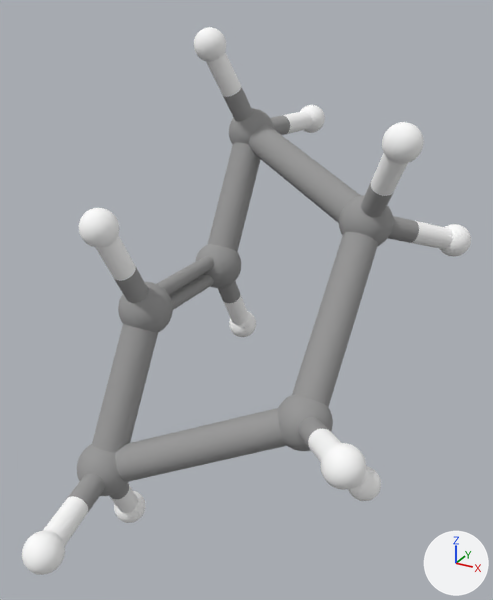
Renders of the glTF model cyclohexene/TRANSCYCLOHEXENE.MOL2.glb from each side of a commit.
Both versions are drawn from a 50 mm camera at (2.6, -5.4, 2.65) aimed at (-0.3, -0.13, 0.01). Arrows for +X, +Y and +Z are at lower right; the lights stay in place. Vertices at the same position are counted once.
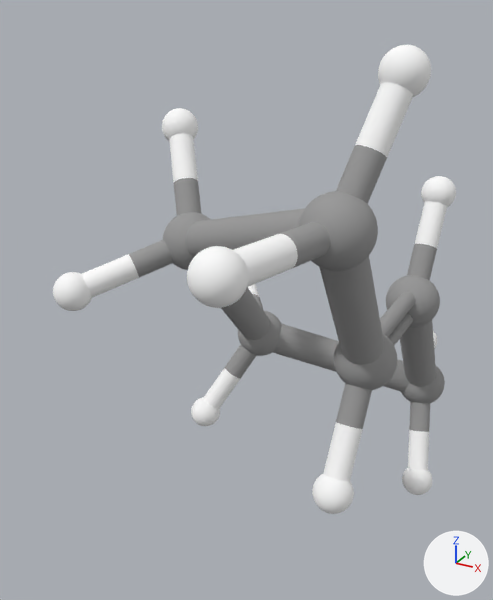
The change, as a list of edits to the scene's bpy script:
```text
Change me_mesh_0:
    where me_mesh_0.from_pydata(...)  # 10272 vertices, 20480 faces; spans x -0.65..2.2, y -3.17..2.14, z -2.37..2.48
    me_mesh_0 part 1: the loose piece of 642 vertices spanning x -0.54..-0.03, y -1.43..-0.92, z -0.2..0.31 is moved by (0.82, 0.15, -0.03)
    me_mesh_0 part 2: the loose piece of 642 vertices spanning x -0.54..-0.03, y -0.1..0.41, z -0.2..0.31 is moved by (0.82, 0.15, -0.03)
    me_mesh_0 part 3: the loose piece of 642 vertices spanning x -0.54..-0.03, y 0.67..1.18, z 1.13..1.64 is scaled about its middle by 0.647, then moved by (0.82, -2.52, -2.29)
    me_mesh_0 part 4: the loose piece of 642 vertices spanning x -0.65..-0.32, y 0.23..0.56, z 2.15..2.48 is moved by (1.01, 0.48, -1.35)
    me_mesh_0 part 5: the loose piece of 642 vertices spanning x -0.2..0.13, y 1.81..2.14, z 1.23..1.56 is scaled about its middle by 1.55, then moved by (0.56, -3.8, -0.06)
    me_mesh_0 part 6: the loose piece of 642 vertices spanning x -0.54..-0.03, y -2.2..-1.69, z -1.52..-1.01 is scaled about its middle by 0.647, then moved by (1.01, 0.64, 3.55)
    me_mesh_0 part 7: the loose piece of 642 vertices spanning x -0.65..-0.32, y -1.58..-1.25, z -2.37..-2.04 is moved by (0.75, -1.46, 3.54)
    me_mesh_0 part 8: the loose piece of 642 vertices spanning x -0.2..0.13, y -3.17..-2.84, z -1.45..-1.12 is scaled about its middle by 1.55, then moved by (0.56, 4.09, 0.01)
    me_mesh_0 part 9: the loose piece of 642 vertices spanning x -0.45..-0.12, y 0.54..0.87, z -1.06..-0.73 is moved by (1.01, -0.12, -1.33)
    me_mesh_0 part 10: the loose piece of 642 vertices spanning x -0.45..-0.12, y -1.89..-1.56, z 0.84..1.17 is moved by (0.56, 3.88, -2.29)
    me_mesh_0 part 11: the loose piece of 642 vertices spanning x 1.11..1.62, y -0.11..0.4, z 0.54..1.05 is moved by (-2.49, -1.16, -0.03)
    me_mesh_0 part 12: the loose piece of 642 vertices spanning x 1.87..2.2, y 0.79..1.12, z 0.32..0.65 is moved by (-3.59, -1.47, 1.16)
    me_mesh_0 part 13: the loose piece of 642 vertices spanning x 1.64..1.97, y -0.54..-0.21, z 1.5..1.83 is moved by (-3.6, -1.45, -1.22)
    me_mesh_0 part 14: the loose piece of 642 vertices spanning x 1.11..1.62, y -1.42..-0.91, z -0.94..-0.43 is moved by (-2.49, 1.46, -0.02)
    me_mesh_0 part 15: the loose piece of 642 vertices spanning x 1.87..2.2, y -2.14..-1.81, z -0.54..-0.21 is moved by (-3.59, 1.76, -1.21)
    me_mesh_0 part 16: the loose piece of 642 vertices spanning x 1.64..1.97, y -0.81..-0.48, z -1.72..-1.39 is moved by (-3.6, 1.75, 1.17)
Change me_mesh_1:
    remove me_mesh_1.from_pydata(...)  # 1928 vertices, 2448 faces; spans x -0.59..2.13, y -3.03..2.0, z -2.26..2.37
    add me_mesh_1.from_pydata(...)  # 1948 vertices, 2448 faces; spans x -1.89..0.83, y -2.9..2.18, z -2.28..2.34
    me_mesh_1 part 17: the loose piece of 108 vertices spanning x -0.37..-0.21, y -1.18..0.16, z -0.11..0.04 is moved by (0.82, 0.15, -0.03)
    me_mesh_1 part 18: the loose piece of 108 vertices spanning x -0.37..-0.21, y -1.18..0.16, z 0.07..0.23 is moved by (0.82, 0.15, -0.03)
    me_mesh_1 part 19: the loose piece of 108 vertices spanning x -0.59..-0.18, y -2.04..-1.32, z -2.26..-1.21 is multiplied about its middle by the matrix ((0.979, 0.131, 0.149), (0.057, 0.534, -0.843), (-0.19, 0.834, 0.516)), then moved by (0.79, 3.3, 0.45)
    me_mesh_1 part 20: the loose piece of 108 vertices spanning x -0.46..-0.12, y 0.01..1.07, z -0.03..1.47 is multiplied about its middle by the matrix ((0.593, -0.083, -0.275), (0.065, 0.66, 0.006), (0.251, 0.025, 0.646)), then moved by (-1.05, -1.3, 0.48)
    me_mesh_1 part 21: the loose piece of 108 vertices spanning x -0.46..-0.12, y -2.09..-1.03, z -1.35..0.14 is multiplied about its middle by the matrix ((0.456, 0.025, 0.499), (-0.227, 0.591, 0.268), (-0.399, -0.307, 0.416)), then moved by (-1.17, 0.13, 1.21)
    me_mesh_1 part 22: 10 loose pieces with 1158 vertices, spanning x -0.59..2.13, y -3.03..2.0, z -1.62..2.37, are deleted
    me_mesh_1 part 23: 230 vertices removed from x -0.38..1.45, y -2.1..1.08, z -1.43..1.54; 1408 vertices added at x -1.89..0.83, y -2.9..1.25, z -2.28..2.34
Change ob_mesh_0:
    ob_mesh_0.location: (-0.79, 0.48, -0.08) -> (0.55, 0.39, -0.05)
Change ob_mesh_1:
    ob_mesh_1.location: (-0.79, 0.48, -0.08) -> (0.55, 0.39, -0.05)
```

Changed parts and their boxes [x1, y1, x2, y2] in the pictures (493 x 600 px; the box of a moved part takes in the faces that stretch with it):
'Mesh_1', reshaped, moved (11% narrower, 19% shorter): before [43, 52, 453, 545]; after [82, 82, 447, 482]
'Mesh_0', reshaped, moved (10% narrower, 14% shorter): before [22, 27, 471, 575]; after [53, 45, 456, 514]
part 1 of me_mesh_0, moved or reshaped: before [118, 282, 173, 332]; after [334, 333, 397, 390]
part 2 of me_mesh_0, moved or reshaped: before [195, 244, 241, 288]; after [386, 275, 440, 328]
part 3 of me_mesh_0, moved or reshaped: before [229, 108, 275, 145]; after [312, 474, 354, 514]
part 4 of me_mesh_0, moved or reshaped: before [194, 27, 226, 62]; after [421, 176, 456, 207]
part 5 of me_mesh_0, moved or reshaped: before [300, 105, 325, 133]; after [298, 191, 378, 271]
part 6 of me_mesh_0, moved or reshaped: before [77, 444, 128, 496]; after [378, 45, 431, 97]
part 7 of me_mesh_0, moved or reshaped: before [114, 491, 146, 523]; after [187, 246, 249, 308]
part 8 of me_mesh_0, moved or reshaped: before [22, 530, 65, 575]; after [401, 366, 445, 403]
part 9 of me_mesh_0, moved or reshaped: before [229, 311, 256, 337]; after [402, 468, 432, 495]
part 10 of me_mesh_0, moved or reshaped: before [79, 208, 119, 248]; after [433, 331, 437, 348]
part 11 of me_mesh_0, moved or reshaped: before [339, 195, 393, 246]; after [163, 212, 210, 270]
part 12 of me_mesh_0, moved or reshaped: before [440, 224, 471, 257]; after [162, 108, 198, 141]
part 13 of me_mesh_0, moved or reshaped: before [382, 122, 424, 164]; after [53, 272, 92, 311]
part 14 of me_mesh_0, moved or reshaped: before [278, 395, 333, 451]; after [238, 311, 281, 356]
part 15 of me_mesh_0, moved or reshaped: before [320, 443, 366, 490]; after [191, 397, 220, 426]
part 16 of me_mesh_0, moved or reshaped (not visible afterwards): before [348, 466, 381, 501]
part 17 of me_mesh_1, moved or reshaped: before [169, 274, 214, 310]; after [388, 313, 413, 346]
part 18 of me_mesh_1, moved or reshaped: before [157, 255, 214, 294]; after [380, 292, 415, 337]
part 19 of me_mesh_1, moved or reshaped (not visible afterwards): before [109, 483, 138, 513]
part 20 of me_mesh_1, moved or reshaped: before [208, 143, 261, 252]; after [169, 134, 202, 216]
part 21 of me_mesh_1, moved or reshaped: before [92, 324, 158, 453]; after [82, 240, 173, 297]
part 22 of me_mesh_1, deleted: before [43, 52, 453, 545]
part 23 of me_mesh_1, built on: before [115, 125, 361, 482]; after [185, 82, 447, 482]
